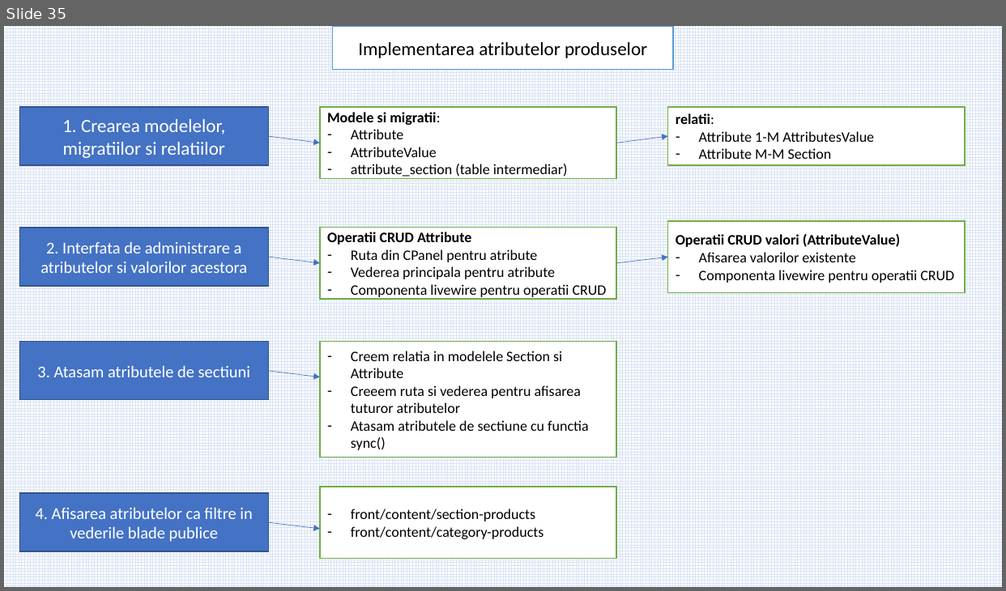
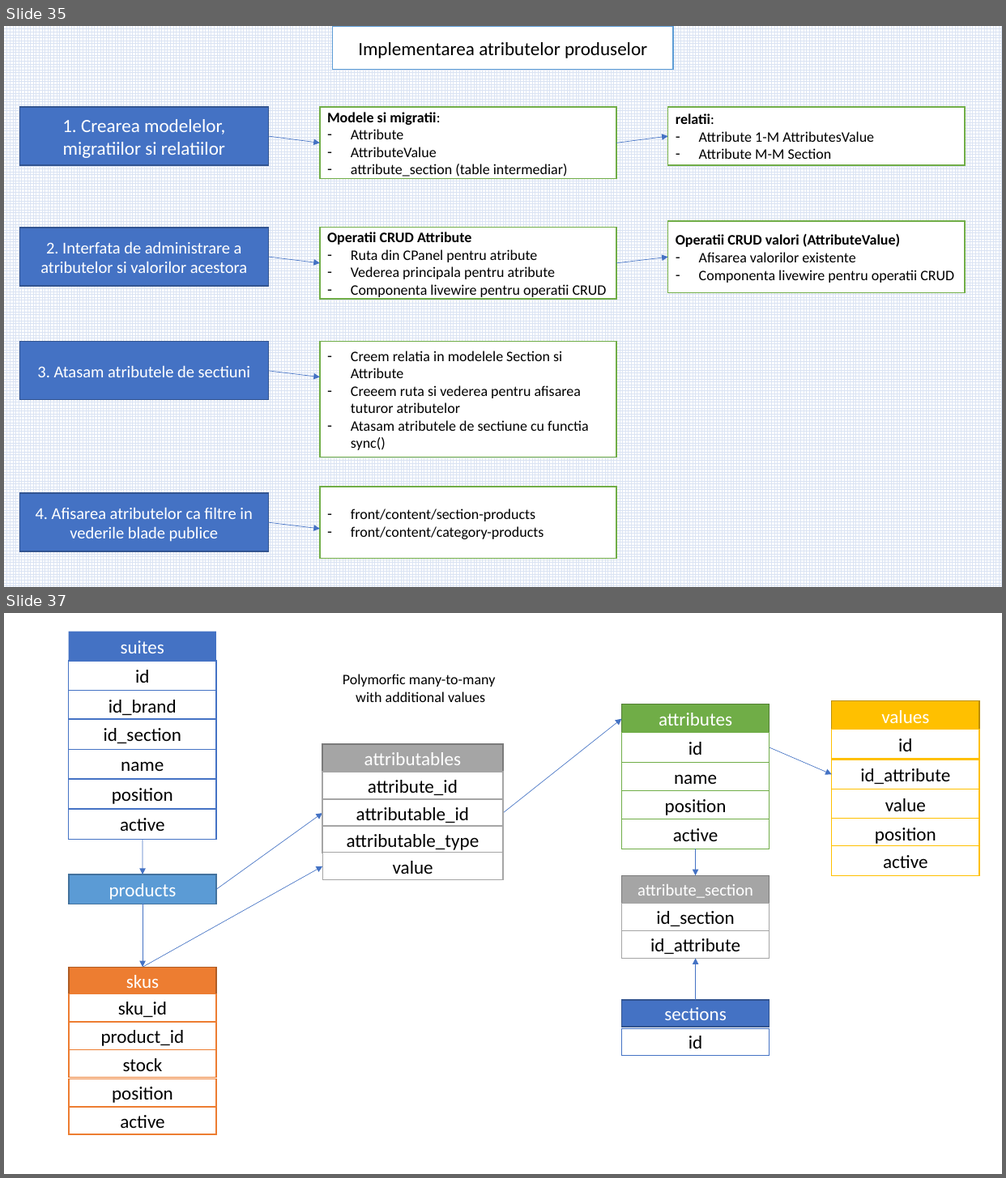
Before and after one commit to laravelRo/lrv8_emag_yt_tutorial, a slide deck: _presentation/prezentare_aplicatie.pptx. Shown one above the other, each under a label of ours: slide 35 before the commit, slides 35 and 37 after it; the slides between them are not shown. The pictures are 1006x591 and 1006x1178 pixels, drawn with LibreOffice and Linux fonts; fonts in the diff are those of the drawing. Boxes give left, top, right and bottom in pixels: in the first picture for what was removed or moved away, otherwise in the second. Text is boxed around its words. In the diff, an @@ line names an element or a change of style, - is before the commit and + after.

Commit message:
suite products
Crearea suitelor de produse pentru a afisa produsele similare in pagina unui produs

```diff
--- a/_presentation/prezentare_aplicatie.pptx
+++ b/_presentation/prezentare_aplicatie.pptx
@@ slide 37 added at bbox=[4, 613, 1002, 1174], background #FFFFFF @@
@@ text added at bbox=[343, 674, 495, 702], 14 pt, text #000000 @@
+Polymorfic many-to-many
+with additional values
@@ arrow added from (143, 721) to (143, 875), #4472C4 0.5 pt @@
@@ arrow added from (503, 813) to (621, 718), #4472C4 0.5 pt @@
@@ group added at bbox=[832, 701, 979, 875]: 6 rectangles @@
+values
+id_attribute
+value
+position
+active
+id
@@ arrow added from (769, 747) to (832, 775), #4472C4 0.5 pt @@
@@ group added at bbox=[68, 632, 216, 839]: 7 rectangles, 1 text @@
+suites
+id
+id_brand
+id_model
+name
+id_section
+position
+active
@@ arrow added from (216, 889) to (322, 813), #4472C4 0.5 pt @@
@@ group added at bbox=[621, 705, 769, 849]: 5 rectangles @@
+attributes
+id
+name
+position
+active
@@ group added at bbox=[322, 744, 503, 880]: 5 rectangles @@
+attributables
+attribute_id
+attributable_id
+attributable_type
+value
@@ arrow added from (696, 849) to (696, 875), #4472C4 0.5 pt @@
@@ rectangle added at bbox=[69, 875, 216, 905], fill #5B9BD5, outline #43739E 1 pt, 18 pt, text #FFFFFF @@
+products
@@ arrow added from (143, 967) to (323, 867), #4472C4 0.5 pt @@
@@ rectangle added at bbox=[621, 875, 769, 904], fill #A5A5A5, outline #7A7A7A 1 pt, 16 pt, text #FFFFFF @@
+attribute_section
@@ rectangle added at bbox=[621, 904, 769, 931], fill #FFFFFF, outline #A5A5A5 1 pt, 18 pt, text #000000 @@
+id_section
@@ arrow added from (143, 905) to (143, 967), #4472C4 0.5 pt @@
@@ rectangle added at bbox=[621, 931, 769, 959], fill #FFFFFF, outline #A5A5A5 1 pt, 18 pt, text #000000 @@
+id_attribute
@@ arrow added from (696, 1000) to (696, 958), #4472C4 0.5 pt @@
@@ rectangle added at bbox=[621, 1000, 769, 1027], fill #4472C4, outline #325491 1 pt, 18 pt, text #FFFFFF @@
+sections
@@ group added at bbox=[69, 967, 216, 1135]: 6 rectangles @@
+skus
+sku_id
+stock
+position
+active
+product_id
@@ rectangle added at bbox=[621, 1029, 769, 1055], fill #FFFFFF, outline #4472C4 1 pt, 18 pt, text #000000 @@
+id
```
Also in this commit, not shown: 1 other slide added, 40 other files.
